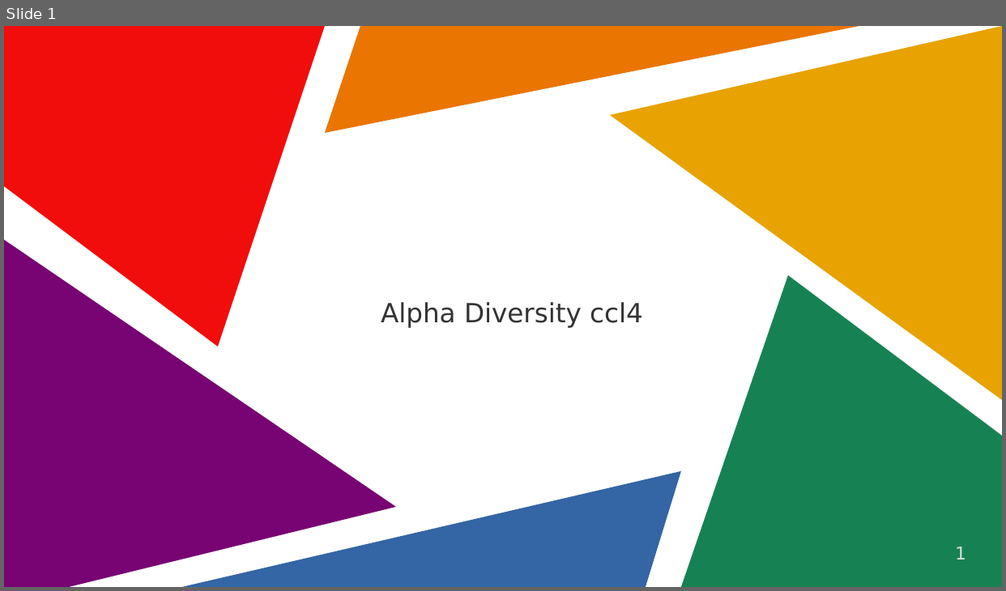
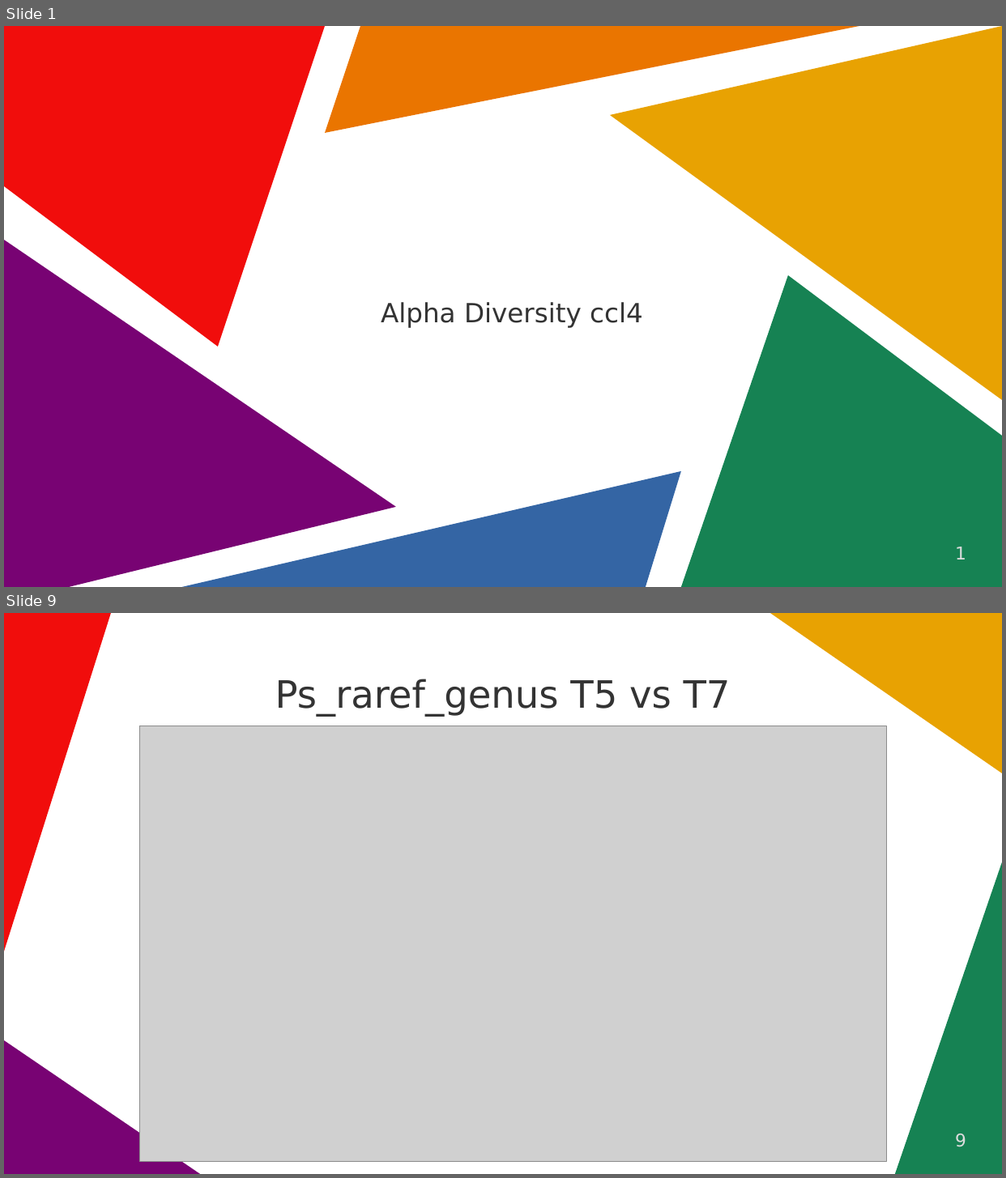
Before and after one commit to lolapsgp/Rats_HE_CCL4model, a slide deck: Comparisons_AlphaDiv_ccl4.pptx. Shown one above the other, each under a label of ours: slide 1 before the commit, slides 1 and 9 after it; the slides between them are not shown. The pictures are 1006x591 and 1006x1178 pixels, drawn with LibreOffice and Linux fonts; fonts in the diff are those of the drawing; grey boxes stand for pictures. Boxes give left, top, right and bottom in pixels: in the first picture for what was removed or moved away, otherwise in the second. Text is boxed around its words. In the diff, an @@ line names an element or a change of style, - is before the commit and + after.

```diff
--- a/Comparisons_AlphaDiv_ccl4.pptx
+++ b/Comparisons_AlphaDiv_ccl4.pptx
@@ slide 9 added at (4, 613, 1002, 1174), background #FFFFFF @@
@@ freeform shape added at (4, 613, 111, 952), fill #F10D0C @@
@@ freeform shape added at (770, 613, 1002, 773), fill #E8A202 @@
@@ title added at (275, 679, 731, 716), 30 pt, text #333333 @@
+Ps_raref_genus T5 vs T7
@@ picture added at (140, 726, 887, 1161) @@
@@ freeform shape added at (895, 863, 1002, 1174), fill #168253 @@
@@ freeform shape added at (4, 1041, 199, 1174), fill #780373 @@
@@ page number added at (955, 1134, 966, 1148), 14 pt, text #DDDDDD @@
+9
```
Also in this commit, not shown: 8 slides changed, 3 other slides added, 1 other file.
